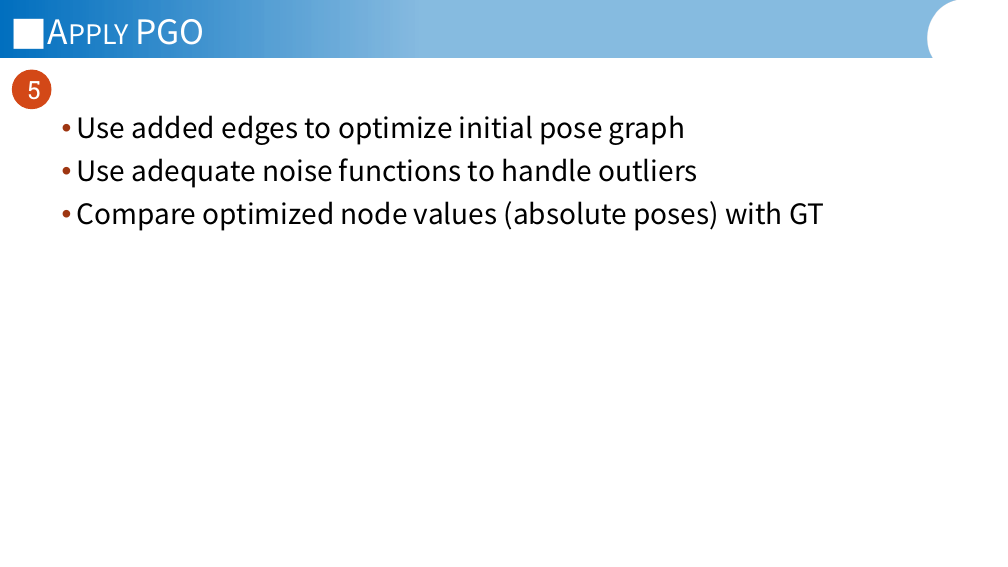
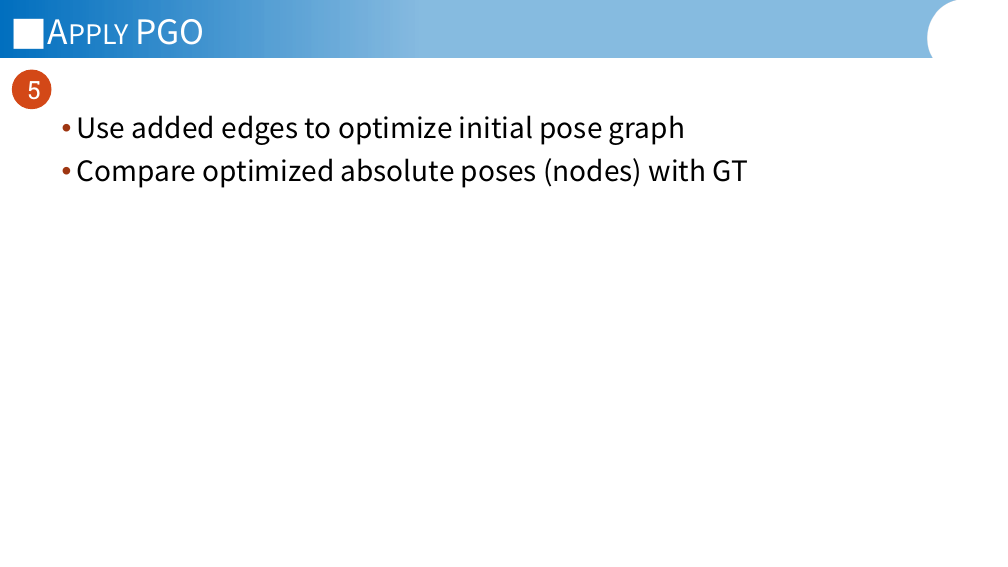
Before and after one commit to JannisIwate/freehand_ur_pgo, a slide deck: slide 16 of documents/Jannis_Meyer_Presentation_11_05_2026.pptx (slide 15 before the commit). Drawn at 1008x567 pixels with LibreOffice and Linux fonts; fonts in the diff are those of the drawing; background and template pictures are left out. Boxes give left, top, right and bottom in pixels: in the first picture for what was removed or moved away, otherwise in the second. Text is boxed around its words. In the diff, an @@ line names an element or a change of style, - is before the commit and + after.

```diff
--- a/documents/Jannis_Meyer_Presentation_11_05_2026.pptx
+++ b/documents/Jannis_Meyer_Presentation_11_05_2026.pptx
@@ text at bbox=[77, 158, 748, 188]: text changed @@
-• Use adequate noise functions to handle outliers
-• Compare optimized node values (absolute poses) with GT
+• Compare optimized absolute poses (nodes) with GT
```
Also in this commit, not shown: 9 other slides changed, 1 slide added.
